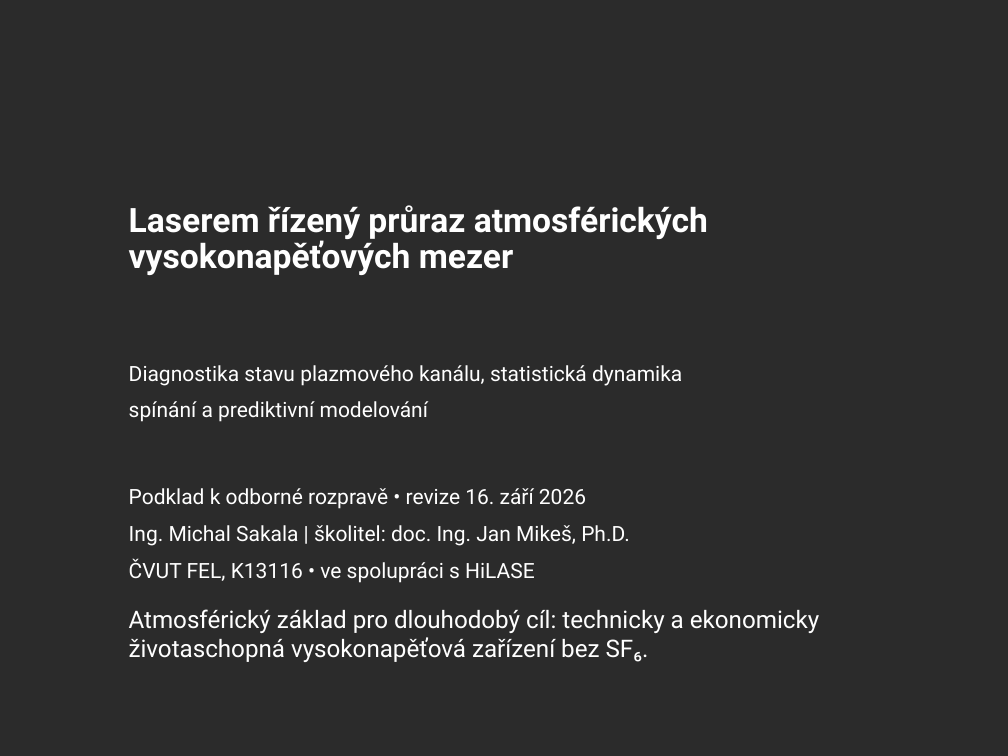
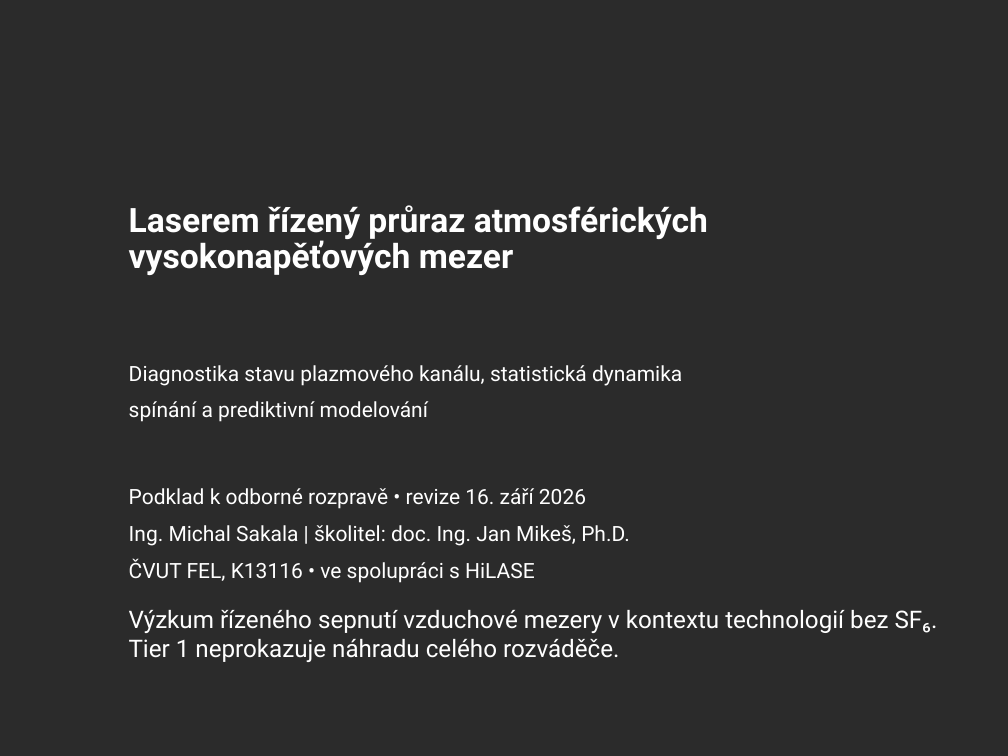
Before and after one commit to sakalmic/Obsidian-PhD, a slide deck: slide 1 of src/site/documents/Sakala_Rozprava_2026_CVUT_reviewed.pptx. Drawn at 1008x756 pixels with LibreOffice and Linux fonts; fonts in the diff are those of the drawing; background and template pictures are left out; a plain dark background stands for a picture behind light text. Boxes give left, top, right and bottom in pixels: in the first picture for what was removed or moved away, otherwise in the second. Text is boxed around its words. In the diff, an @@ line names an element or a change of style, - is before the commit and + after.

```diff
--- a/src/site/documents/Sakala_Rozprava_2026_CVUT_reviewed.pptx
+++ b/src/site/documents/Sakala_Rozprava_2026_CVUT_reviewed.pptx
@@ text at (x1=129, y1=610, x2=938, y2=662): text changed @@
-Atmosférický základ pro dlouhodobý cíl: technicky a ekonomicky
-životaschopná vysokonapěťová zařízení bez SF₆.
+Výzkum řízeného sepnutí vzduchové mezery v kontextu technologií bez SF₆.
+Tier 1 neprokazuje náhradu celého rozváděče.
```
Also in this commit, not shown: 1 other slide changed, 29 other files.
